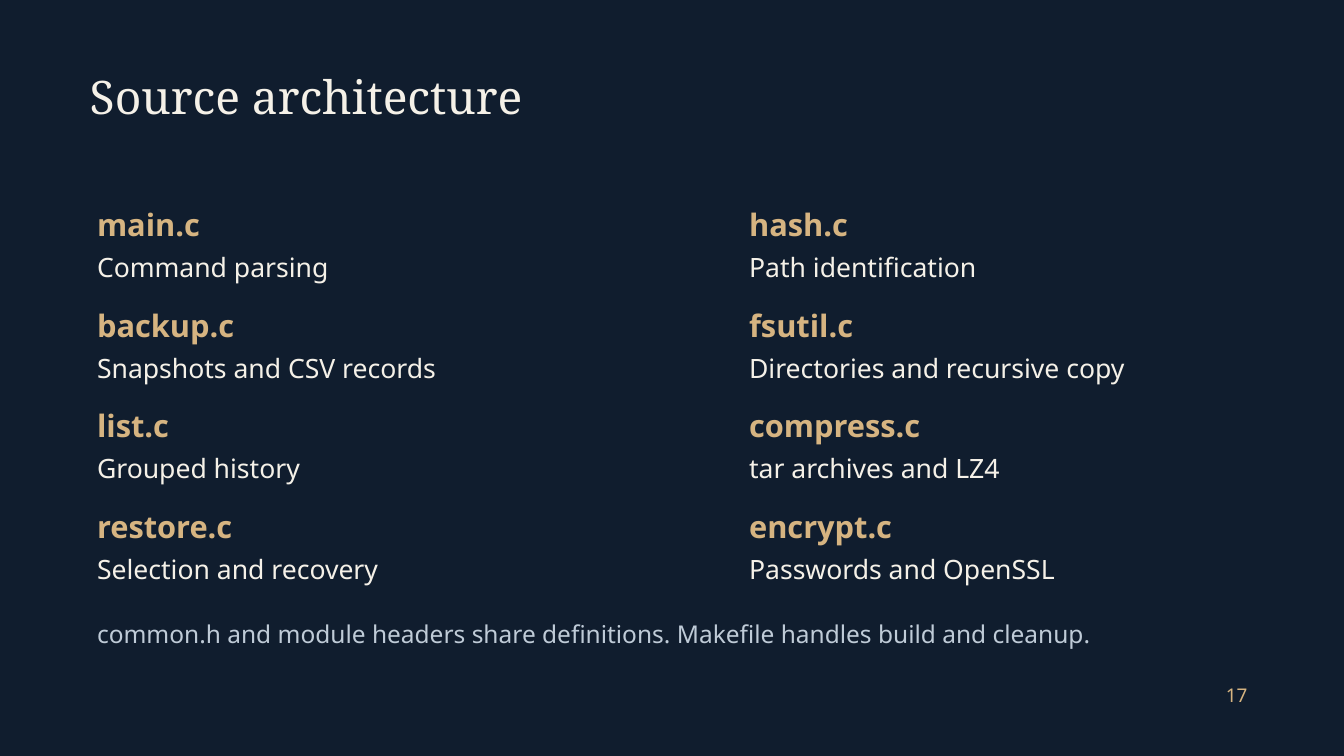
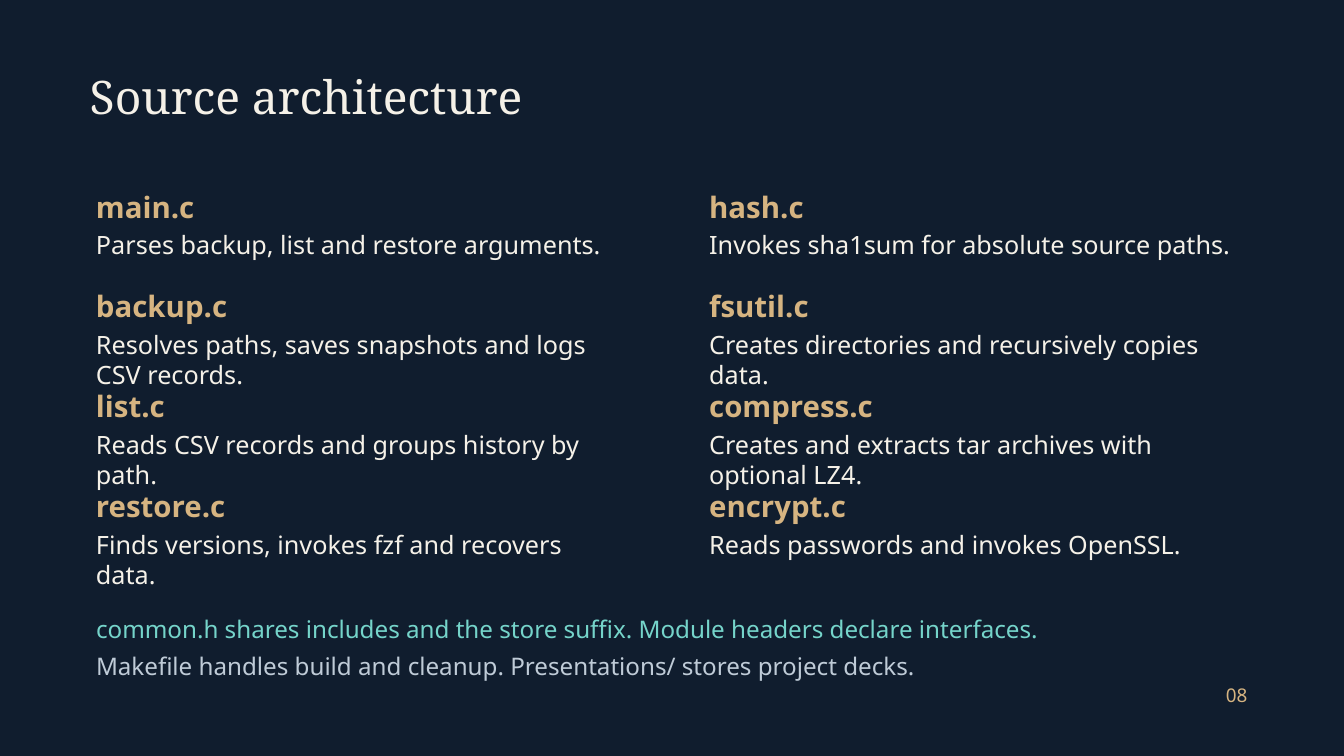
Before and after one commit to srikar0006/safestore, a slide deck: slide 8 of Presentations/SafeStore_Final.pptx (slide 18 before the commit). Drawn at 1344x756 pixels with LibreOffice and Linux fonts; fonts in the diff are those of the drawing; background and template pictures are left out. Boxes give left, top, right and bottom in pixels: in the first picture for what was removed or moved away, otherwise in the second. Text is boxed around its words. In the diff, an @@ line names an element or a change of style, - is before the commit and + after.

```diff
--- a/Presentations/SafeStore_Final.pptx
+++ b/Presentations/SafeStore_Final.pptx
@@ text "main.c": place and size @@
-text "main.c" at <box>97,212,200,237</box>
+text "main.c" at <box>96,195,194,219</box>
@@ text "hash.c": place and size @@
-text "hash.c" at <box>749,212,848,237</box>
+text "hash.c" at <box>709,195,803,219</box>
@@ text added at <box>96,235,601,260</box>, 18 pt, text #F5F1E8 @@
+Parses backup, list and restore arguments.
@@ text added at <box>709,234,1230,260</box>, 18 pt, text #F5F1E8 @@
+Invokes sha1sum for absolute source paths.
@@ text removed at <box>97,256,328,284</box> @@
-Command parsing
@@ text removed at <box>749,256,976,278</box> @@
-Path identification
@@ text "backup.c": place and size @@
-text "backup.c" at <box>97,313,234,345</box>
+text "backup.c" at <box>96,294,227,324</box>
@@ text "fsutil.c": place and size @@
-text "fsutil.c" at <box>749,313,853,338</box>
+text "fsutil.c" at <box>709,294,808,318</box>
@@ text at <box>96,335,585,385</box>: text changed; size 19 to 18 pt @@
-Snapshots and CSV records
+Resolves paths, saves snapshots and logs CSV records.
@@ text at <box>709,335,1199,385</box>: text changed; size 19 to 18 pt @@
-Directories and recursive copy
+Creates directories and recursively copies data.
@@ text "list.c": place and size @@
-text "list.c" at <box>97,413,169,438</box>
+text "list.c" at <box>96,394,165,418</box>
@@ text "compress.c": place and size @@
-text "compress.c" at <box>749,420,920,445</box>
+text "compress.c" at <box>709,400,873,424</box>
@@ text added at <box>96,435,579,490</box>, 18 pt, text #F5F1E8 @@
+Reads CSV records and groups history by path.
@@ text at <box>709,435,1152,490</box>: text changed; size 19 to 18 pt @@
-tar archives and LZ4
+Creates and extracts tar archives with optional LZ4.
@@ text removed at <box>97,457,300,485</box> @@
-Grouped history
@@ size 22 to 21 pt in 8 elements at <box>709,195,803,219</box>, <box>709,294,808,318</box>, <box>709,400,873,424</box>, <box>709,497,846,524</box>, <box>96,195,194,219</box>, <box>96,294,227,324</box>, <box>96,394,165,418</box>, <box>96,497,225,518</box> @@
@@ text "restore.c": place and size @@
-text "restore.c" at <box>97,517,232,539</box>
+text "restore.c" at <box>96,497,225,518</box>
@@ text "encrypt.c": place and size @@
-text "encrypt.c" at <box>749,517,892,546</box>
+text "encrypt.c" at <box>709,497,846,524</box>
@@ text added at <box>96,534,561,585</box>, 18 pt, text #F5F1E8 @@
+Finds versions, invokes fzf and recovers data.
@@ text at <box>709,535,1181,560</box>: text changed; size 19 to 18 pt @@
-Passwords and OpenSSL
+Reads passwords and invokes OpenSSL.
@@ text removed at <box>97,558,378,586</box> @@
-Selection and recovery
@@ text added at <box>96,619,1038,639</box>, 17.2 pt, text #75D4CA @@
+common.h shares includes and the store suffix. Module headers declare interfaces.
@@ text at <box>96,656,914,681</box>: text changed; size 17.5 to 17.2 pt @@
-common.h and module headers share definitions. Makefile handles build and cleanup.
+Makefile handles build and cleanup. Presentations/ stores project decks.
@@ text at <box>1226,688,1248,702</box>: text changed @@
-17
+08
```
Also in this commit, not shown: 5 other slides changed, 3 slides added, 13 slides removed.
